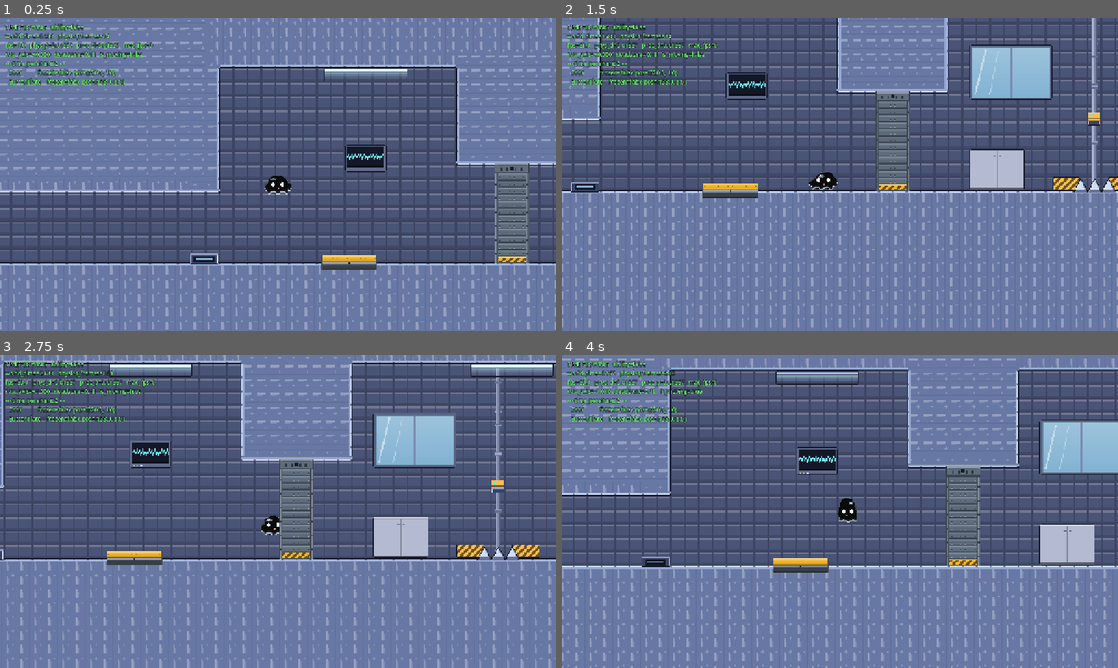
Above: before the commit, frames 1-4 (two rows, left to right).
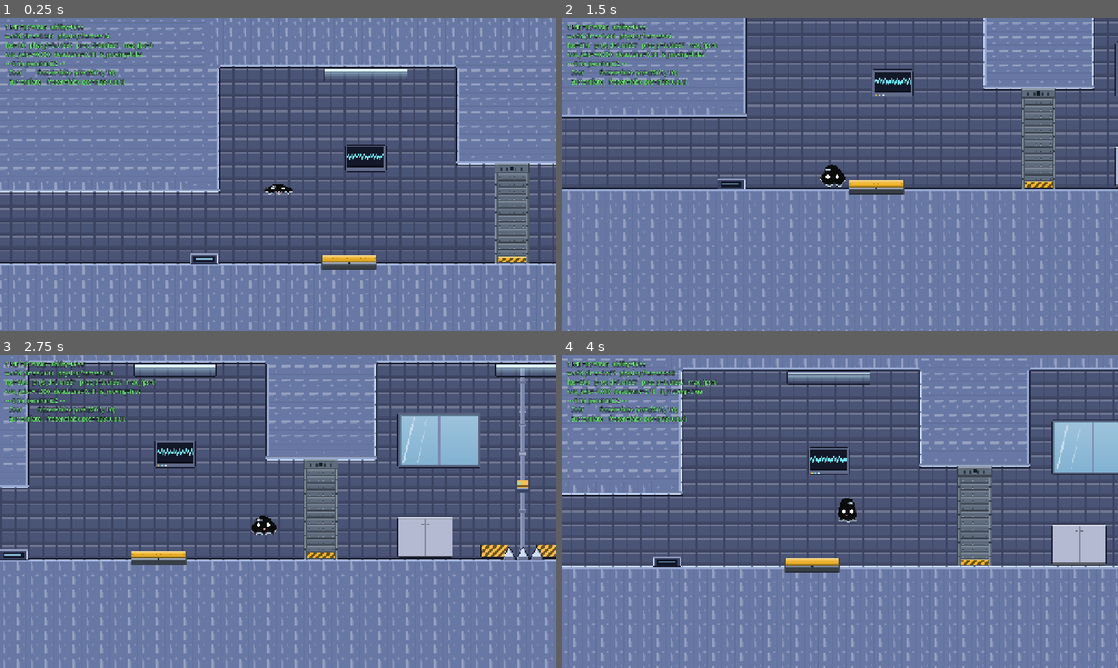
Above: after the commit, the same moments.

Repository: xiaoyukuki/upstream
Game: Godot game, scene res://scenes/levels/main.tscn
The game is run twice, just before and just after one commit, with the same random seed, the same clock (stepped at 60 frames per second) and the same inputs.
Inputs (mouse positions are in pixels of both pictures, inside the frame that each line leads up to):
- Up to frame 1 (0.25 s): no input
- Up to frame 2 (1.5 s): tap Enter at 0.5 s; move the mouse to (962, 158) at 0.52 s; hold D (move_right) 0.53-1.25 s; tap Space (jump) at 0.6, 0.77, 1.07 s; click (962, 158) at 0.67 s; drag from (728, 190) to (1112, 205) at 1.27 s
- Up to frame 3 (2.75 s): move the mouse to (333, 442) at 2.02 s; hold D (move_right) from 2.03 s (still down); tap Space (jump) at 2.1 s
- Up to frame 4 (4 s): release D (move_right) at 2.75 s; drag from (812, 574) to (1062, 555) at 2.77 s; move the mouse to (1006, 558) at 3.52 s; hold A (move_left) from 3.53 s (still down); tap Space (jump) at 3.6, 3.77 s

The runs differ from the first frame. In frame 1, 0.2% of the frame differs, in the area x 47-53%, y 50-57%; in frame 2, 40%, in the area x 0-100%, y 0-100%; in frame 3, 20%; in frame 4, 13%.

Commit message:
[feat] D57 开局苏醒那一拍：第一次进游戏时那坨史莱姆从睡梦里醒过来
A1+B2+D2（用户裁定）。"第一次"每次进程启动演一次：不写盘、不进 run_state，
只在常驻根 take_intro() 一问即翻（复位不交给读它那一侧，D51 的镜像教训）；
窗口整段复用 movement_locked 掐输入但不掐重力，crouch 那条旁路单独接；
皮不许说谎所以 wake 压过腾空判据，末帧参数与 idle 第 0 帧一字不差；
复活不是开局所以 respawn 清窗口。动作语汇零新零件（哈欠用现成 mouth="open"）。
摊平那几帧从 40 px 收窄到 36 才过第 3 组，改的是画不是守门。
三条守门各扩一段（kit 第 18 组、sprite 第 11 组、verify 新增 METHODS 表钉按名字读的入口），
四条全绿。slime_frames.tres 那份 diff 里的 id= 重排是无头 save() 的记账噪声，
uid 本身已由 keep_uid.gd 全部保回，不再为它加机器。

Diff:
--- a/assets/player/slime/clips.json
+++ b/assets/player/slime/clips.json
@@ -54,6 +54,11 @@
   "frames": 3,
   "loop": false
  },
+ "wake": {
+  "fps": 7.0,
+  "frames": 8,
+  "loop": false
+ },
  "wall_press": {
   "fps": 6.0,
   "frames": 2,
--- a/assets/player/slime_frames.tres
+++ b/assets/player/slime_frames.tres
@@ -1,66 +1,74 @@
 [gd_resource type="SpriteFrames" format=3 uid="uid://bbsendn8bjwwo"]
 
-[ext_resource type="Texture2D" uid="uid://tmoyxi3uggw8" path="res://assets/player/slime/crouch_0.png" id="1_fk0s1"]
-[ext_resource type="Texture2D" uid="uid://cnib81m6bfbgx" path="res://assets/player/slime/crouch_1.png" id="2_4kwac"]
-[ext_resource type="Texture2D" uid="uid://cnf765uftxell" path="res://assets/player/slime/crouch_2.png" id="3_20lmt"]
-[ext_resource type="Texture2D" uid="uid://dnp4qrvjq0kw3" path="res://assets/player/slime/crouch_3.png" id="4_witpd"]
-[ext_resource type="Texture2D" uid="uid://b7knan57mltp6" path="res://assets/player/slime/crouch_in_0.png" id="5_ggqxt"]
-[ext_resource type="Texture2D" uid="uid://68myxnjb5yqp" path="res://assets/player/slime/crouch_in_1.png" id="6_1n6ri"]
-[ext_resource type="Texture2D" uid="uid://cpo3q7is8i72n" path="res://assets/player/slime/crouch_in_2.png" id="7_drkr8"]
-[ext_resource type="Texture2D" uid="uid://wapoliv1tie8" path="res://assets/player/slime/crouch_out_0.png" id="8_0eclr"]
-[ext_resource type="Texture2D" uid="uid://c3o81qvucso0t" path="res://assets/player/slime/crouch_out_1.png" id="9_4v8v0"]
-[ext_resource type="Texture2D" uid="uid://b784y6rystby2" path="res://assets/player/slime/fall_0.png" id="10_lo2pf"]
-[ext_resource type="Texture2D" uid="uid://cmtntbm07yf8d" path="res://assets/player/slime/fall_1.png" id="11_gxuhn"]
-[ext_resource type="Texture2D" uid="uid://bhm6dxmhue6ox" path="res://assets/player/slime/fall_2.png" id="12_7fn1b"]
-[ext_resource type="Texture2D" uid="uid://dicjhitojtomu" path="res://assets/player/slime/idle_0.png" id="13_dql5c"]
-[ext_resource type="Texture2D" uid="uid://4nwlifmgyrai" path="res://assets/player/slime/idle_1.png" id="14_1lid5"]
-[ext_resource type="Texture2D" uid="uid://6qdantnpwxn8" path="res://assets/player/slime/idle_2.png" id="15_m1qnw"]
-[ext_resource type="Texture2D" uid="uid://blmbi74v4nhs1" path="res://assets/player/slime/idle_3.png" id="16_6lkrt"]
-[ext_resource type="Texture2D" uid="uid://tp2atmlnbovs" path="res://assets/player/slime/idle_4.png" id="17_qw15e"]
-[ext_resource type="Texture2D" uid="uid://bjn5j1s0g4g58" path="res://assets/player/slime/idle_5.png" id="18_vtv2w"]
-[ext_resource type="Texture2D" uid="uid://cck7w6rb8tpn4" path="res://assets/player/slime/idle_6.png" id="19_avq8f"]
-[ext_resource type="Texture2D" uid="uid://c6amr8r2mnr4t" path="res://assets/player/slime/idle_7.png" id="20_usbkf"]
-[ext_resource type="Texture2D" uid="uid://d04e1t8ns0uio" path="res://assets/player/slime/jump_0.png" id="21_c8xtp"]
-[ext_resource type="Texture2D" uid="uid://cepner5grw4n2" path="res://assets/player/slime/jump_1.png" id="22_2hr66"]
-[ext_resource type="Texture2D" uid="uid://d1kxru6yivh6v" path="res://assets/player/slime/jump_straight_0.png" id="23_nbgkv"]
-[ext_resource type="Texture2D" uid="uid://bpt41a5f2w20e" path="res://assets/player/slime/jump_straight_1.png" id="24_cdkaq"]
-[ext_resource type="Texture2D" uid="uid://ba1ga8entwuk5" path="res://assets/player/slime/land_0.png" id="25_b5517"]
-[ext_resource type="Texture2D" uid="uid://b2tasyknramie" path="res://assets/player/slime/land_1.png" id="26_c62tx"]
-[ext_resource type="Texture2D" uid="uid://d0ick4lsv06xm" path="res://assets/player/slime/land_2.png" id="27_1ja0t"]
-[ext_resource type="Texture2D" uid="uid://gtv02nb7kstx" path="res://assets/player/slime/land_3.png" id="28_7c5l5"]
-[ext_resource type="Texture2D" uid="uid://ccaftv0rjpjx3" path="res://assets/player/slime/run_0.png" id="29_5pba7"]
-[ext_resource type="Texture2D" uid="uid://b5s0clcf2asrq" path="res://assets/player/slime/run_1.png" id="30_ih6s4"]
-[ext_resource type="Texture2D" uid="uid://2y0t7nsmo4uf" path="res://assets/player/slime/run_2.png" id="31_4oxpc"]
-[ext_resource type="Texture2D" uid="uid://vneogswrufyi" path="res://assets/player/slime/run_3.png" id="32_b04te"]
-[ext_resource type="Texture2D" uid="uid://5h8sqvhk481e" path="res://assets/player/slime/run_4.png" id="33_c26yh"]
-[ext_resource type="Texture2D" uid="uid://dj2aw0hpqu5n1" path="res://assets/player/slime/run_5.png" id="34_whent"]
-[ext_resource type="Texture2D" uid="uid://dw0l0rox2o3nt" path="res://assets/player/slime/start_0.png" id="35_y4yr1"]
-[ext_resource type="Texture2D" uid="uid://bx5q1xct80yi2" path="res://assets/player/slime/start_1.png" id="36_arpe3"]
-[ext_resource type="Texture2D" uid="uid://8rrhxo48rae7" path="res://assets/player/slime/start_2.png" id="37_fn6io"]
-[ext_resource type="Texture2D" uid="uid://c5jgfn7ve5mrf" path="res://assets/player/slime/stop_0.png" id="38_2f081"]
-[ext_resource type="Texture2D" uid="uid://k4k3rfhf1o6s" path="res://assets/player/slime/stop_1.png" id="39_uqwa0"]
-[ext_resource type="Texture2D" uid="uid://c66t2ffyehqc0" path="res://assets/player/slime/stop_2.png" id="40_c5ios"]
-[ext_resource type="Texture2D" uid="uid://bcgmuse1rdwq" path="res://assets/player/slime/wall_press_0.png" id="41_kx5ed"]
-[ext_resource type="Texture2D" uid="uid://djepslpbiqv5s" path="res://assets/player/slime/wall_press_1.png" id="42_t572a"]
-[ext_resource type="Texture2D" uid="uid://bn6uya2rg8ob2" path="res://assets/player/slime/wall_press_in_0.png" id="43_h0tlq"]
-[ext_resource type="Texture2D" uid="uid://bri37jcca5bpd" path="res://assets/player/slime/wall_press_in_1.png" id="44_hijiy"]
-[ext_resource type="Texture2D" uid="uid://d14e6h6fyewu4" path="res://assets/player/slime/wall_press_out_0.png" id="45_t58iu"]
-[ext_resource type="Texture2D" uid="uid://dt6rhboph8jo7" path="res://assets/player/slime/wall_press_out_1.png" id="46_m36gs"]
+[ext_resource type="Texture2D" uid="uid://tmoyxi3uggw8" path="res://assets/player/slime/crouch_0.png" id="1_4v8v0"]
+[ext_resource type="Texture2D" uid="uid://cnib81m6bfbgx" path="res://assets/player/slime/crouch_1.png" id="2_lo2pf"]
+[ext_resource type="Texture2D" uid="uid://cnf765uftxell" path="res://assets/player/slime/crouch_2.png" id="3_gxuhn"]
+[ext_resource type="Texture2D" uid="uid://dnp4qrvjq0kw3" path="res://assets/player/slime/crouch_3.png" id="4_7fn1b"]
+[ext_resource type="Texture2D" uid="uid://b7knan57mltp6" path="res://assets/player/slime/crouch_in_0.png" id="5_dql5c"]
+[ext_resource type="Texture2D" uid="uid://68myxnjb5yqp" path="res://assets/player/slime/crouch_in_1.png" id="6_1lid5"]
+[ext_resource type="Texture2D" uid="uid://cpo3q7is8i72n" path="res://assets/player/slime/crouch_in_2.png" id="7_m1qnw"]
+[ext_resource type="Texture2D" uid="uid://wapoliv1tie8" path="res://assets/player/slime/crouch_out_0.png" id="8_6lkrt"]
+[ext_resource type="Texture2D" uid="uid://c3o81qvucso0t" path="res://assets/player/slime/crouch_out_1.png" id="9_qw15e"]
+[ext_resource type="Texture2D" uid="uid://b784y6rystby2" path="res://assets/player/slime/fall_0.png" id="10_vtv2w"]
+[ext_resource type="Texture2D" uid="uid://cmtntbm07yf8d" path="res://assets/player/slime/fall_1.png" id="11_avq8f"]
+[ext_resource type="Texture2D" uid="uid://bhm6dxmhue6ox" path="res://assets/player/slime/fall_2.png" id="12_usbkf"]
+[ext_resource type="Texture2D" uid="uid://dicjhitojtomu" path="res://assets/player/slime/idle_0.png" id="13_c8xtp"]
+[ext_resource type="Texture2D" uid="uid://4nwlifmgyrai" path="res://assets/player/slime/idle_1.png" id="14_2hr66"]
+[ext_resource type="Texture2D" uid="uid://6qdantnpwxn8" path="res://assets/player/slime/idle_2.png" id="15_nbgkv"]
+[ext_resource type="Texture2D" uid="uid://blmbi74v4nhs1" path="res://assets/player/slime/idle_3.png" id="16_cdkaq"]
+[ext_resource type="Texture2D" uid="uid://tp2atmlnbovs" path="res://assets/player/slime/idle_4.png" id="17_b5517"]
+[ext_resource type="Texture2D" uid="uid://bjn5j1s0g4g58" path="res://assets/player/slime/idle_5.png" id="18_c62tx"]
+[ext_resource type="Texture2D" uid="uid://cck7w6rb8tpn4" path="res://assets/player/slime/idle_6.png" id="19_1ja0t"]
+[ext_resource type="Texture2D" uid="uid://c6amr8r2mnr4t" path="res://assets/player/slime/idle_7.png" id="20_7c5l5"]
+[ext_resource type="Texture2D" uid="uid://d04e1t8ns0uio" path="res://assets/player/slime/jump_0.png" id="21_5pba7"]
+[ext_resource type="Texture2D" uid="uid://cepner5grw4n2" path="res://assets/player/slime/jump_1.png" id="22_ih6s4"]
+[ext_resource type="Texture2D" uid="uid://d1kxru6yivh6v" path="res://assets/player/slime/jump_straight_0.png" id="23_4oxpc"]
+[ext_resource type="Texture2D" uid="uid://bpt41a5f2w20e" path="res://assets/player/slime/jump_straight_1.png" id="24_b04te"]
+[ext_resource type="Texture2D" uid="uid://ba1ga8entwuk5" path="res://assets/player/slime/land_0.png" id="25_c26yh"]
+[ext_resource type="Texture2D" uid="uid://b2tasyknramie" path="res://assets/player/slime/land_1.png" id="26_whent"]
+[ext_resource type="Texture2D" uid="uid://d0ick4lsv06xm" path="res://assets/player/slime/land_2.png" id="27_y4yr1"]
+[ext_resource type="Texture2D" uid="uid://gtv02nb7kstx" path="res://assets/player/slime/land_3.png" id="28_arpe3"]
+[ext_resource type="Texture2D" uid="uid://ccaftv0rjpjx3" path="res://assets/player/slime/run_0.png" id="29_fn6io"]
+[ext_resource type="Texture2D" uid="uid://b5s0clcf2asrq" path="res://assets/player/slime/run_1.png" id="30_2f081"]
+[ext_resource type="Texture2D" uid="uid://2y0t7nsmo4uf" path="res://assets/player/slime/run_2.png" id="31_uqwa0"]
+[ext_resource type="Texture2D" uid="uid://vneogswrufyi" path="res://assets/player/slime/run_3.png" id="32_c5ios"]
+[ext_resource type="Texture2D" uid="uid://5h8sqvhk481e" path="res://assets/player/slime/run_4.png" id="33_kx5ed"]
+[ext_resource type="Texture2D" uid="uid://dj2aw0hpqu5n1" path="res://assets/player/slime/run_5.png" id="34_t572a"]
+[ext_resource type="Texture2D" uid="uid://dw0l0rox2o3nt" path="res://assets/player/slime/start_0.png" id="35_h0tlq"]
+[ext_resource type="Texture2D" uid="uid://bx5q1xct80yi2" path="res://assets/player/slime/start_1.png" id="36_hijiy"]
+[ext_resource type="Texture2D" uid="uid://8rrhxo48rae7" path="res://assets/player/slime/start_2.png" id="37_t58iu"]
+[ext_resource type="Texture2D" uid="uid://c5jgfn7ve5mrf" path="res://assets/player/slime/stop_0.png" id="38_m36gs"]
+[ext_resource type="Texture2D" uid="uid://k4k3rfhf1o6s" path="res://assets/player/slime/stop_1.png" id="39_3casb"]
+[ext_resource type="Texture2D" uid="uid://c66t2ffyehqc0" path="res://assets/player/slime/stop_2.png" id="40_joe3j"]
+[ext_resource type="Texture2D" path="res://assets/player/slime/wake_0.png" id="41_fjihv"]
+[ext_resource type="Texture2D" path="res://assets/player/slime/wake_1.png" id="42_815ui"]
+[ext_resource type="Texture2D" path="res://assets/player/slime/wake_2.png" id="43_gv48q"]
+[ext_resource type="Texture2D" path="res://assets/player/slime/wake_3.png" id="44_fj4pg"]
+[ext_resource type="Texture2D" path="res://assets/player/slime/wake_4.png" id="45_beupc"]
+[ext_resource type="Texture2D" path="res://assets/player/slime/wake_5.png" id="46_3jdyr"]
+[ext_resource type="Texture2D" path="res://assets/player/slime/wake_6.png" id="47_5tamv"]
+[ext_resource type="Texture2D" path="res://assets/player/slime/wake_7.png" id="48_a2333"]
+[ext_resource type="Texture2D" uid="uid://bcgmuse1rdwq" path="res://assets/player/slime/wall_press_0.png" id="49_lvb8x"]
+[ext_resource type="Texture2D" uid="uid://djepslpbiqv5s" path="res://assets/player/slime/wall_press_1.png" id="50_3vrhe"]
+[ext_resource type="Texture2D" uid="uid://bn6uya2rg8ob2" path="res://assets/player/slime/wall_press_in_0.png" id="51_sr56w"]
+[ext_resource type="Texture2D" uid="uid://bri37jcca5bpd" path="res://assets/player/slime/wall_press_in_1.png" id="52_46ncw"]
+[ext_resource type="Texture2D" uid="uid://d14e6h6fyewu4" path="res://assets/player/slime/wall_press_out_0.png" id="53_bqy7j"]
+[ext_resource type="Texture2D" uid="uid://dt6rhboph8jo7" path="res://assets/player/slime/wall_press_out_1.png" id="54_1rjjo"]
 
 [resource]
 animations = [{
 "frames": [{
 "duration": 1.0,
-"texture": ExtResource("1_fk0s1")
-}, {
-"duration": 1.0,
-"texture": ExtResource("2_4kwac")
-}, {
-"duration": 1.0,
-"texture": ExtResource("3_20lmt")
-}, {
-"duration": 1.0,
-"texture": ExtResource("4_witpd")
+"texture": ExtResource("1_4v8v0")
+}, {
+"duration": 1.0,
+"texture": ExtResource("2_lo2pf")
+}, {
+"duration": 1.0,
+"texture": ExtResource("3_gxuhn")
+}, {
+"duration": 1.0,
+"texture": ExtResource("4_7fn1b")
 }],
 "loop": true,
 "name": &"crouch",
@@ -231,10 +239,39 @@
 }, {
 "frames": [{
 "duration": 1.0,
-"texture": ExtResource("41_kx5ed")
-}, {
-"duration": 1.0,
-"texture": ExtResource("42_t572a")
+"texture": ExtResource("41_fjihv")
+}, {
+"duration": 1.0,
+"texture": ExtResource("42_815ui")
+}, {
+"duration": 1.0,
+"texture": ExtResource("43_gv48q")
+}, {
+"duration": 1.0,
+"texture": ExtResource("44_fj4pg")
+}, {
+"duration": 1.0,
+"texture": ExtResource("45_beupc")
+}, {
+"duration": 1.0,
+"texture": ExtResource("46_3jdyr")
+}, {
+"duration": 1.0,
+"texture": ExtResource("47_5tamv")
+}, {
+"duration": 1.0,
+"texture": ExtResource("48_a2333")
+}],
+"loop": false,
+"name": &"wake",
+"speed": 7.0
+}, {
+"frames": [{
+"duration": 1.0,
+"texture": ExtResource("49_lvb8x")
+}, {
+"duration": 1.0,
+"texture": ExtResource("50_3vrhe")
 }],
 "loop": true,
 "name": &"wall_press",
--- a/scenes/actors/player/player.gd
+++ b/scenes/actors/player/player.gd
@@ -44,6 +44,10 @@
 ## 能力入体那一拍的身体提亮（D44）。`modulate` 是乘性的，要"更亮"只能让分量 > 1；
 ## g/b 抬得比 r 多，于是那一下读作泛起祭坛核心的青色，而不是整只变白。
 const GRANT_GLOW: Color = Color(1.0, 1.22, 1.35, 1.0)
+
+## 开局苏醒那一拍多长（D57）。wake 剪辑 8 帧 / 7fps = 1.143 s，取 1.15 覆盖到状态机
+## 换回 idle 的那一帧 —— 与 LAND_CLIP_SECONDS 同一口径：窗口比剪辑略长，交接处才不露接缝。
+const WAKE_SECONDS: float = 1.15
 
 @export_group("Horizontal")
 @export var move_speed: float = 260.0
@@ -94,6 +98,10 @@
 
 var _coyote_remaining: float = 0.0
 var _buffer_remaining: float = 0.0
+## 开局苏醒那一拍还剩多久（D57）。0 = 不在苏醒里。与 `_death_elapsed` 同一口径：
+## 一次性演出走引擎固定步长（玩家本就豁免时停，这里的 delta 就是物理步），
+## 不吃门控 delta —— 否则"演到一半被按方向键冻住"正是玩家看见的第一个 bug。
+var _wake_remaining: float = 0.0
 var _was_on_floor: bool = false
 ## 能力入体那一拍的提亮还剩多久（D44）。总长单独存一份是为了把亮度归一化到 0~1 再衰减。
 var _grant_glow: float = 0.0
@@ -152,12 +160,18 @@
 	if is_dead:
 		_advance_death(delta)
 		return
+	# 开局苏醒那一拍（D57）。放在所有输入读取之前：窗口结束那一帧就该把控制权交回去，
+	# 而不是让那一帧的方向键照样生效。
+	if _wake_remaining > 0.0:
+		_wake_remaining = maxf(0.0, _wake_remaining - delta)
+		if _wake_remaining == 0.0:
+			movement_locked = false
 	_coyote_remaining = maxf(0.0, _coyote_remaining - delta)
 	_buffer_remaining = maxf(0.0, _buffer_remaining - delta)
 
 	if Input.is_action_just_pressed(&"jump"):
 		_buffer_remaining = jump_buffer_time
-	is_crouch_held = Input.is_action_pressed(&"move_down")
+	is_crouch_held = Input.is_action_pressed(&"move_down") and not is_waking()
 	# 必须在 _try_jump() 之前：被压住时能不能起跳取决于这一帧的判定结果。
 	_update_crouch()
 
@@ -170,6 +184,20 @@
 	move_and_slide()
 	_update_floor_state(fall_speed)
 	_update_wall_press()
+
+
+## 开局苏醒那一拍（D57）：由关卡根在**本次进程第一次进关**时叫一次。演的是"从睡梦里醒"，
+## 所以整段掐输入（用户裁 B2）—— 掐的是 D41 那把现成的移动锁，不另起第二套掐法。
+## 只有水平与跳跃走那把锁；蹲伏走 `is_crouch_held` 那一条读法（皮不许在 wake 里偷蹲）。
+func begin_wake() -> void:
+	_wake_remaining = WAKE_SECONDS
+	movement_locked = true
+
+
+## 皮读它决定播不播 wake 剪辑，守门也读它。苏醒期间人不移动，所以世界照常流动 ——
+## 这一拍与"冻结"无关，只与"他还没醒"有关。
+func is_waking() -> bool:
+	return _wake_remaining > 0.0
 
 
 func respawn() -> void:
@@ -177,6 +205,7 @@
 	velocity = Vector2.ZERO
 	_coyote_remaining = 0.0
 	_buffer_remaining = 0.0
+	_wake_remaining = 0.0
 	is_crouching = false
 	is_head_blocked = false
 	movement_locked = false
--- a/scenes/actors/player/player_visual.gd
+++ b/scenes/actors/player/player_visual.gd
@@ -123,6 +123,11 @@
 
 
 func _pick() -> StringName:
+	# 开局苏醒（D57）压过一切，连腾空那条判据也压：这一拍里 Player 把水平、跳跃、蹲伏全掐了，
+	# 唯一还可能发生的是出生位那几像素的下落，而"落地瞬间换 fall、过两帧又换回 wake"才是谎。
+	# 窗口一过这里自动交回正常状态机 —— wake 末帧与 idle 第 0 帧同参数，接缝看不出来。
+	if _player.is_waking():
+		return &"wake"
 	if not _player.is_on_floor():
 		if _player.velocity.y > FALL_SPEED:
 			return &"fall"
--- a/scenes/levels/level_base.gd
+++ b/scenes/levels/level_base.gd
@@ -73,6 +73,7 @@
 	TimeManager.set_ability_enabled(start_with_ability)
 	_place_player()
 	_apply_run_state()
+	_maybe_intro()
 	_apply_camera_limits()
 	_grab_handler()
 	_bind_altar()
@@ -113,6 +114,23 @@
 	player.global_position = pos
 	player.spawn_point = pos
 	player.velocity = Vector2.ZERO
+
+
+## 开局苏醒那一拍（D57）。**演不演由关卡根决定**：Player 不知道自己是不是"这个进程的第一次"，
+## 常驻根才晓得（它比关卡活得久），而"要不要现在掐住玩家的输入"是编排、归关卡根（D49 口径）。
+## 取走即消耗 —— 死亡重载与 R 重开都发生在同一个进程里，因此都不再演。
+## F6 直跑关卡场景时这里整条不在场（`_world_root()` 返回 null），演不演都不问：摆图的人不该被这一拍挡路。
+## 与 `_apply_run_state()` 同一条口径：能力由 `_world_root()` 那道闸认过，这里就直接 call，
+## 不另补一遍 has_method —— 那条按名字读的契约由 verify_kit 的 METHODS 钉住。
+func _maybe_intro() -> void:
+	var root := _world_root()
+	if root == null:
+		return
+	if not bool(root.call(&"take_intro")):
+		return
+	var player: Player = get_tree().get_first_node_in_group(&"player")
+	if player != null:
+		player.begin_wake()
 
 
 ## 回灌 run_state（D31）：存档点覆盖出生位；祭坛已耗则能力直接开启、祭坛摆成已耗的样子；
--- a/scenes/levels/main.gd
+++ b/scenes/levels/main.gd
@@ -33,6 +33,12 @@
 ##   而主动重开（R / 终点）走上面的 run_state.clear()，彩蛋因此复位 —— 那条路是"重开这一关"，
 ##   不是"重活一次"。
 var run_state: Dictionary = {}
+
+## 开局苏醒演过了没（D57，用户裁 A1 档 = 每次**进程启动**演一次）。刻意不住在
+## `run_state` 里：那个字典在换关与 R 重开时被清空，而苏醒不该跟着重来一次 ——
+## 它记的是"这个进程有没有开场过"，与进度无关。也不落盘：项目目前没有跨进程的存档（M6 未开工），
+## 为一个 bool 开第一条写盘路径不值得，等 M6 的存档真来了再把它搬进去。
+var _intro_played: bool = false
 
 @onready var _level_container: Node2D = $LevelContainer
 
@@ -83,6 +89,16 @@
 	return run_state
 
 
+## 一次性取用"这个进程还没演过开场"这个事实：第一个进关的关卡根把它拿走，之后一律 false。
+## 设计成 take 而不是 let 关卡读布尔再自己写，是为了不给关卡"读到了但忘了写回"的机会 ——
+## 那种漏法在画面上的表现是每关开局都演一遍，正是 D51 那条"有读没人写"的镜像。
+func take_intro() -> bool:
+	if _intro_played:
+		return false
+	_intro_played = true
+	return true
+
+
 ## M1 验收「30fps 与 60fps 下判定一致」的开关：F1 在不限帧与 30fps 之间切换。
 ## 限帧后每渲染帧会跑约 2 次物理步，正是 process delta 方案会翻倍计时的场景。
 func _toggle_fps_cap() -> void:
--- a/tools/kit_selftest.gd
+++ b/tools/kit_selftest.gd
@@ -43,6 +43,9 @@
 ##     对着选型图核对 —— GDScript 与 Python 那份是同一道算式的两处书写，只改一边必须当场响。
 ##     本条命只发一次信号；回灌走 mark_taken（空座、不重播演出、不再发），且 run_state 记的
 ##     是身份（相对关卡根的 NodePath）而不是位置 —— 换关后鸭子挪了格子也还得是空的。
+## 18) 开局苏醒的接线（D57）：整个进程只演一次 —— 关卡根在 _ready 里问常驻根要这一拍，
+##     常驻根"取走即消耗"，第二张关卡实例（= 同进程里再进关，含死亡重载）就不再演，
+##     进场的人身上也不该留着窗口里那把移动锁。窗口本身归 sprite_selftest 第 11 组。
 ##
 ## 跑法：Godot --headless --path <项目根> res://tools/kit_selftest.tscn
 
@@ -234,6 +237,7 @@
 	await _test_fall_zone()
 	await _test_gate_denial()
 	await _test_collectible()
+	await _test_wake_intro()
 
 	print(TAG, " done failures=%d" % _fails)
 	get_tree().quit(_fails > 0)
@@ -1440,6 +1444,39 @@
 	root.queue_free()
 	ground.queue_free()
 	TimeManager.reset_state()
+	await _frame(2)
+
+
+## 第 18 组：开局苏醒的接线（D57 裁定 D2 = 整个进程只演一次）。
+## 窗口里那些"掐输入、皮只播 wake、到点自己撒手"归 sprite_selftest 第 11 组，这一组只管
+## 三件事：谁问（关卡根 _ready）、谁答（常驻根 take_intro 取走即消耗）、答完之后不许再答。
+## ② 那条是 D51「有读没人写」的反面写法：标志翻过去发生在常驻根身上，关卡连"演过了"
+##    这个布尔都拿不到，所以它没有忘记写回的机会 —— 表现是每关开局都躺一遍。
+func _test_wake_intro() -> void:
+	var leftovers := get_tree().get_nodes_in_group(&"player")
+	_check("开跑前场上没有残留玩家（%d 个）" % leftovers.size(), leftovers.is_empty())
+	var root = _make_world_root()
+	root.intro_enabled = true
+
+	var first := _build_mini_level(root)
+	var sleeper: Player = first["walker"]
+	await _frame(2)
+	_check("本次进程第一次进关：人进入苏醒窗口（waking=%s）" % str(sleeper.is_waking()),
+		sleeper.is_waking())
+	_check("窗口里移动锁挂上（B2「整段掐输入」的落地方式就是 D41 那把锁）",
+		sleeper.movement_locked)
+	_check("「演过了」记在常驻根身上，不在关卡里", bool(root.intro_played))
+
+	(first["level"] as Node).queue_free()
+	await _frame(3)
+	var second := _build_mini_level(root)
+	var awake: Player = second["walker"]
+	await _frame(2)
+	_check("同一进程里换第二张关卡实例就不再演（waking=%s）" % str(awake.is_waking()),
+		not awake.is_waking())
+	_check("第二次进关的人一进场就没有移动锁（别把上一关的演出赖在他身上）",
+		not awake.movement_locked)
+	root.queue_free()
 	await _frame(2)
 
 
@@ -1566,6 +1603,8 @@
 ## Main 的替身：常驻根（world_root 组）+ get_run_state + 两条重载入口各自计数。
 ## 第 9、10 组都要一个关卡实例挂在「已经有 Main 在跑」的世界里；第 15 组要分清关卡
 ## 委托的是哪一条 —— reload_level 保留进度、restart_level 清空进度，只数一个就分不出来。
+## take_intro 与 Main 一样是"取走即消耗"，但外面套了一层 intro_enabled：其余各组都要按
+## 「不演苏醒」跑（第 14、15 组的人在等落体与回灌，凭空被锁 1.15 秒是埋雷），只有第 18 组打开它。
 func _make_world_root():
 	var stub = Node.new()
 	var stub_script := GDScript.new()
@@ -1574,12 +1613,19 @@
 var run_state := {}
 var reload_calls := 0
 var restart_calls := 0
+var intro_enabled := false
+var intro_played := false
 func get_run_state() -> Dictionary:
 	return run_state
 func reload_level() -> void:
 	reload_calls += 1
 func restart_level() -> void:
 	restart_calls += 1
+func take_intro() -> bool:
+	if not intro_enabled or intro_played:
+		return false
+	intro_played = true
+	return true
 """
 	stub_script.reload()
 	stub.set_script(stub_script)
--- a/tools/sprite_selftest.gd
+++ b/tools/sprite_selftest.gd
@@ -12,6 +12,8 @@
 ## 5. 底边是波浪不是直线，且任何一列都不越过脚底基线（脚底对齐是美术与碰撞的契约）；
 ## 6. 推墙时贴墙一侧压平到碰撞盒边界（D23：墙侧越界 = 0），且同样是纯表现。
 ## 另外第 3 组守两条几何底线：站姿轮廓宽 > 高（要的是「扁」），最宽帧不挤 40 px 最小门洞。
+## 第 11 组钉开局那一拍（D57）：苏醒窗口里皮只能是 wake，方向键/下键/跳跃一律掐掉，
+## 窗口到点自己把移动锁还回来 —— 锁只由 begin_wake 挂、由窗口收，别处不该碰它。
 ##
 ## 落地相关的断言一律「等到 is_on_floor 再往后 1~2 帧」而不是数固定帧数：
 ## land 剪辑窗口只有 0.2s，靠估时间会漂。
@@ -104,6 +106,9 @@
 		"jump": [2, false], "jump_straight": [2, false], "fall": [3, true], "land": [4, false],
 		"crouch_in": [3, false], "crouch": [4, true], "crouch_out": [2, false],
 		"wall_press_in": [2, false], "wall_press": [2, true], "wall_press_out": [2, false],
+		# 开局苏醒（D57）：8 帧不循环。挂在这里顺带被第 3 组的「全剪辑最宽 ≤36 px」扫到 ——
+		# 摊平那几帧最宽，正是那条门洞约束该管的东西。
+		"wake": [8, false],
 	}
 	for clip in expected.keys():
 		var want: Array = expected[clip]
@@ -406,5 +411,46 @@
 		"起身后脚底仍在 +%.0f（实际 %.2f）" % [Player.COLLISION_HALF_HEIGHT, _foot_local()])
 	_check(_sprite.animation == &"idle", "起身后回 idle（实际 %s）" % _sprite.animation)
 
+	print("[sprite_selftest] 11. 开局苏醒那一拍（D57：皮不许说谎，窗口到点自己撒手）")
+	_player.velocity = Vector2.ZERO
+	_player.global_position = Vector2(200.0, -Player.COLLISION_HALF_HEIGHT)
+	await _step(6)
+	_player.begin_wake()
+	_check(_player.is_waking(), "begin_wake 后进入苏醒窗口")
+	# 皮慢一帧：PlayerVisual 是在自己的那一拍里读 is_waking() 换剪辑的，同一帧内它还是上一拍的脸。
+	# 这一帧的延迟正是"窗口刚开就断言皮"会读到的东西，所以先走两帧再判。
+	await _step(2)
+	_check(_sprite.animation == &"wake", "窗口内皮播 wake（实际 %s）" % _sprite.animation)
+	var wake_x: float = _player.global_position.x
+	Input.action_press(&"move_right")
+	await _step(5)
+	_check(_sprite.animation == &"wake", "按着方向键也不切 start/run（实际 %s）" % _sprite.animation)
+	_check(is_equal_approx(_player.global_position.x, wake_x),
+		"按着方向键人不位移（x=%.1f）" % _player.global_position.x)
+	Input.action_press(&"move_down")
+	await _step(4)
+	_check(not _player.is_crouching, "窗口内按下键不偷蹲（is_crouching=%s）" % _player.is_crouching)
+	_check(_sprite.animation == &"wake", "窗口内也不切压扁剪辑（实际 %s）" % _sprite.animation)
+	Input.action_release(&"move_down")
+	Input.action_press(&"jump")
+	await _step(4)
+	Input.action_release(&"jump")
+	_check(_player.is_on_floor() and absf(_player.velocity.y) < 1.0,
+		"窗口内按跳跃不起跳（on_floor=%s vy=%.1f）" % [_player.is_on_floor(), _player.velocity.y])
+	Input.action_release(&"move_right")
+	# 窗口 1.15s ≈ 69 物理帧，上面已吃掉十几帧。这里刻意多等到富余而不是掐准：
+	# 掐准的帧数会随 WAKE_SECONDS 或剪辑帧表任何一次改动就漂，那是断言在钉常数而不是钉行为。
+	await _step(70)
+	_check(not _player.is_waking(), "窗口过后苏醒结束")
+	_check(not _player.movement_locked,
+		"窗口过后自动把移动锁还回来（实际 locked=%s）" % _player.movement_locked)
+	_check(_sprite.animation == &"idle", "wake 末帧交回后回 idle（实际 %s）" % _sprite.animation)
+	# 醒过一次就是醒着的人：存档点复活不该再躺一遍，也不该把窗口里的锁留在身上。
+	_player.begin_wake()
+	_player.respawn()
+	_check(not _player.is_waking() and not _player.movement_locked,
+		"respawn 既不留窗口也不留锁（waking=%s locked=%s）"
+			% [_player.is_waking(), _player.movement_locked])
+
 	print("SPRITE SELFTEST DONE failures=%d" % _failures)
 	get_tree().quit(1 if _failures > 0 else 0)
--- a/tools/verify_kit.gd
+++ b/tools/verify_kit.gd
@@ -73,6 +73,13 @@
 	"res://scenes/levels/main.tscn",
 ]
 
+## 按名字读入口的地方 = 改一个名字就静默失效的地方。LevelBase 问常驻根要这一拍时走的是
+## `root.call(&"take_intro")`（D57），那道 `_world_root()` 的闸只认 get_run_state、拦不住改名，
+## 所以这里按同一份名单逐个点名：少一个就是 FAIL，而不是"开局动画再也没有、也没人说什么"。
+const METHODS := {
+	"res://scenes/levels/main.gd": ["get_run_state", "take_intro", "reload_level", "restart_level"],
+}
+
 const EXPORTS := {
 	"res://scenes/objects/door/door.gd": ["height", "width", "open_time", "trigger"],
 	"res://scenes/objects/button_plate/button_plate.gd": ["width", "sensor_height", "press_depth"],
@@ -150,6 +157,10 @@
 			for property in EXPORTS[path]:
 				if not (property in instance):
 					_fail("missing export %s on %s" % [property, path])
+		if METHODS.has(path):
+			for method in METHODS[path]:
+				if not instance.has_method(method):
+					_fail("missing method %s on %s" % [method, path])
 		instance.free()
 	for path in TOOL_SCRIPTS:
 		if not FileAccess.get_file_as_string(path).begins_with("@tool"):
Binary file added: assets/player/slime/wake_0.png
Not shown, added: assets/player/slime/wake_0.png.import
Binary file added: assets/player/slime/wake_1.png
Not shown, added: assets/player/slime/wake_1.png.import
Binary file added: assets/player/slime/wake_2.png
Not shown, added: assets/player/slime/wake_2.png.import
Binary file added: assets/player/slime/wake_3.png
Not shown, added: assets/player/slime/wake_3.png.import
Binary file added: assets/player/slime/wake_4.png
Not shown, added: assets/player/slime/wake_4.png.import
Binary file added: assets/player/slime/wake_5.png
Not shown, added: assets/player/slime/wake_5.png.import
(and 11 more such lines)
